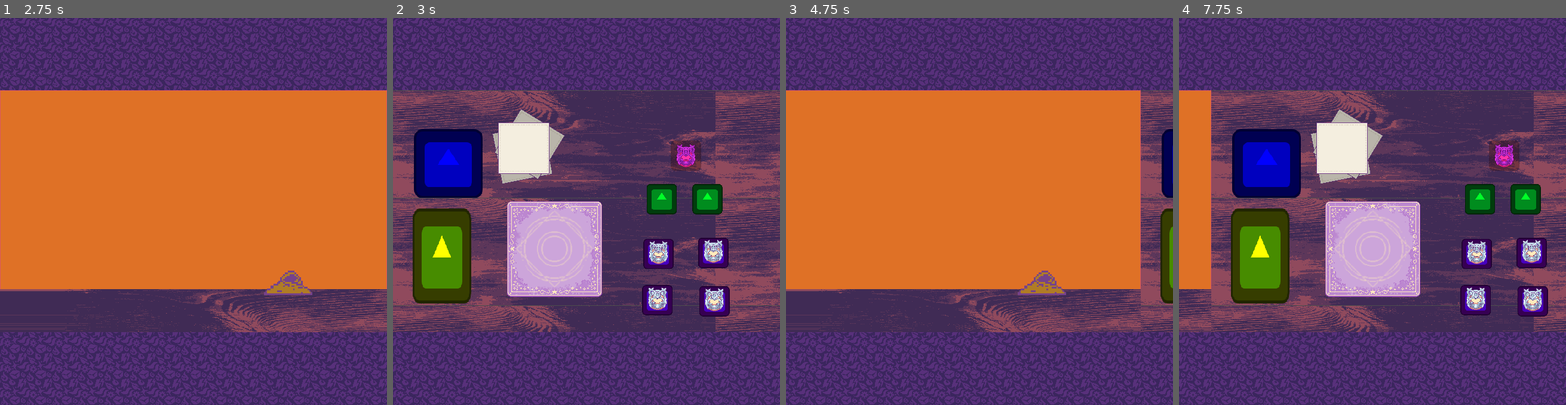
Above: before the commit, frames 1-4 (left to right).
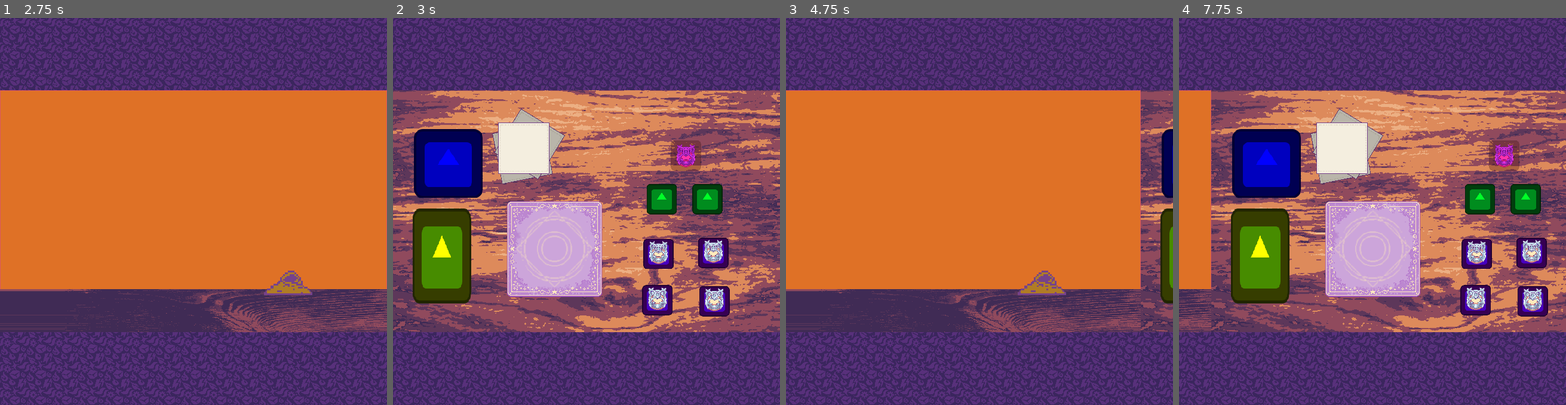
Above: after the commit, the same moments.

Repository: luankaike-code/felpo-jam-2026
Game: Godot game, scene res://scenes/screens/root_game.tscn
The game is run twice, just before and just after one commit, with the same random seed, the same clock (stepped at 60 frames per second) and the same inputs. The engine's default icon, where the game draws it, is replaced by a stand-in: a white triangle on a blue panel in a dark square.
Inputs (mouse positions are in pixels of both pictures, inside the frame that each line leads up to):
- Up to frame 1 (2.75 s): tap Enter (ui_accept) at 0.5, 0.77 s; move the mouse to (278, 192) at 0.52 s; click (278, 192) at 0.67 s; click (61, 196) at 1.27 s; drag from (116, 230) to (174, 288) at 2.02 s
- Up to frame 2 (3 s): tap Enter (ui_accept) at 2.75 s; move the mouse to (625, 126) at 2.77 s; click (625, 126) at 2.92 s
- Up to frame 3 (4.75 s): tap Enter (ui_accept) at 3.5, 4.25, 4.52 s; drag from (836, 257) to (1053, 199) at 3.52 s; move the mouse to (1095, 269) at 4.27 s; click (1095, 269) at 4.42 s
- Up to frame 4 (7.75 s): drag from (1256, 153) to (1314, 114) at 5.02 s; tap Enter (ui_accept) at 5.75, 6.5, 7.52 s; move the mouse to (1391, 211) at 5.77 s; click (1391, 211) at 5.92 s; drag from (1473, 157) to (1500, 254) at 6.52 s; move the mouse to (1457, 192) at 7.27 s; click (1457, 192) at 7.42 s

Frame 1 is identical in both runs. In frame 2, 36% of the frame differs, in the area x 0-100%, y 18-82%; in frame 3, 2.7%; in frame 4, 33%.

Commit message:
Add runes and sprites

Diff:
--- a/felpojam-2026-game-code/scenes/locals/craft_local.tscn
+++ b/felpojam-2026-game-code/scenes/locals/craft_local.tscn
@@ -8,49 +8,51 @@
 [ext_resource type="PackedScene" uid="uid://ftl38bpii8ag" path="res://scenes/entitys/stamp.tscn" id="8_edtm0"]
 [ext_resource type="PackedScene" uid="uid://bwhvvkj40wdmv" path="res://scenes/entitys/dropper.tscn" id="9_umv4u"]
 [ext_resource type="PackedScene" uid="uid://bir3pakybp2iq" path="res://scenes/entitys/trash.tscn" id="10_00w25"]
-[ext_resource type="Texture2D" uid="uid://ds56xecvrsf44" path="res://assets/images/table.png" id="10_wwimg"]
+[ext_resource type="Texture2D" uid="uid://b0hsi3ltxhoua" path="res://assets/images/wood.png" id="10_wwimg"]
 [ext_resource type="Texture2D" uid="uid://clqd6hl8bsjwy" path="res://assets/images/carpet.png" id="11_wwimg"]
 
 [node name="CraftLocal" unique_id=564590170 instance=ExtResource("1_umv4u")]
 script = ExtResource("2_xt3nh")
 
-[node name="Carpet" type="Sprite2D" parent="." index="1" unique_id=1746305780]
-position = Vector2(-61, 70)
-texture = ExtResource("11_wwimg")
-
-[node name="StackPapers" parent="." index="2" unique_id=117007281 instance=ExtResource("5_mvwp7")]
-position = Vector2(-116, -119)
-
-[node name="InkStand" parent="." index="3" unique_id=920137688 instance=ExtResource("2_00w25")]
-position = Vector2(225, -23)
-
-[node name="InkStand2" parent="." index="4" unique_id=1137657733 instance=ExtResource("2_00w25")]
-position = Vector2(140, -23)
-
-[node name="RunesBook" parent="." index="5" unique_id=1322508017 instance=ExtResource("4_t3eoa")]
-position = Vector2(-269, 83)
-
-[node name="Dropper" parent="." index="6" unique_id=392739461 instance=ExtResource("9_umv4u")]
-position = Vector2(185, -104)
-
-[node name="Trash" parent="." index="7" unique_id=220787020 instance=ExtResource("10_00w25")]
-position = Vector2(-257, -89)
-
-[node name="Stamp" parent="." index="8" unique_id=769955536 instance=ExtResource("8_edtm0")]
-position = Vector2(134, 79)
-
-[node name="Stamp2" parent="." index="9" unique_id=1425219931 instance=ExtResource("8_edtm0")]
-position = Vector2(236, 77)
-rune_name = 1
-
-[node name="Stamp3" parent="." index="10" unique_id=2122770798 instance=ExtResource("8_edtm0")]
-position = Vector2(132, 165)
-
-[node name="Stamp4" parent="." index="11" unique_id=1582331971 instance=ExtResource("8_edtm0")]
-position = Vector2(238, 167)
-
-[node name="Icon" parent="." index="12" unique_id=1443372050]
+[node name="Icon" parent="." index="1" unique_id=1443372050]
 texture_repeat = 2
 texture = ExtResource("10_wwimg")
 region_enabled = true
 region_rect = Rect2(0, 0, 720, 450)
+
+[node name="Carpet" type="Sprite2D" parent="." index="2" unique_id=1746305780]
+position = Vector2(-61, 70)
+texture = ExtResource("11_wwimg")
+
+[node name="StackPapers" parent="." index="3" unique_id=117007281 instance=ExtResource("5_mvwp7")]
+position = Vector2(-116, -119)
+
+[node name="InkStand" parent="." index="4" unique_id=920137688 instance=ExtResource("2_00w25")]
+position = Vector2(225, -23)
+
+[node name="InkStand2" parent="." index="5" unique_id=1137657733 instance=ExtResource("2_00w25")]
+position = Vector2(140, -23)
+
+[node name="RunesBook" parent="." index="6" unique_id=1322508017 instance=ExtResource("4_t3eoa")]
+position = Vector2(-269, 83)
+
+[node name="Dropper" parent="." index="7" unique_id=392739461 instance=ExtResource("9_umv4u")]
+position = Vector2(185, -104)
+
+[node name="Trash" parent="." index="8" unique_id=220787020 instance=ExtResource("10_00w25")]
+position = Vector2(-257, -89)
+
+[node name="Stamp" parent="." index="9" unique_id=769955536 instance=ExtResource("8_edtm0")]
+position = Vector2(134, 79)
+
+[node name="Stamp2" parent="." index="10" unique_id=1425219931 instance=ExtResource("8_edtm0")]
+position = Vector2(236, 77)
+rune_name = 1
+
+[node name="Stamp3" parent="." index="11" unique_id=2122770798 instance=ExtResource("8_edtm0")]
+position = Vector2(132, 165)
+rune_name = 2
+
+[node name="Stamp4" parent="." index="12" unique_id=1582331971 instance=ExtResource("8_edtm0")]
+position = Vector2(238, 167)
+rune_name = 3
--- a/felpojam-2026-game-code/scenes/locals/local.tscn
+++ b/felpojam-2026-game-code/scenes/locals/local.tscn
@@ -2,7 +2,7 @@
 
 [ext_resource type="Script" uid="uid://86ht7a2uk683" path="res://scripts/local.gd" id="1_tbocu"]
 [ext_resource type="Texture2D" uid="uid://d4a7d3bn184ph" path="res://assets/images/bg_teste.png" id="2_tbocu"]
-[ext_resource type="Texture2D" uid="uid://c50ympa6qd2fl" path="res://assets/images/image.png" id="2_vpo2k"]
+[ext_resource type="Texture2D" uid="uid://c50ympa6qd2fl" path="res://assets/images/border.png" id="2_vpo2k"]
 
 [node name="Local" type="Node2D" unique_id=1423880516]
 script = ExtResource("1_tbocu")
--- a/felpojam-2026-game-code/scripts/data/runes_data.gd
+++ b/felpojam-2026-game-code/scripts/data/runes_data.gd
@@ -15,6 +15,8 @@
 }
 
 static var textures: Dictionary[names, CompressedTexture2D] = {
-	names.fire: preload("res://assets/images/fire rune.png"),
-	names.water: preload("res://assets/images/water rune.png"),
+	names.fire: preload("res://assets/images/runes/fire rune.png"),
+	names.water: preload("res://assets/images/runes/water rune.png"),
+	names.air: preload("res://assets/images/runes/air rune.png"),
+	names.earth: preload("res://assets/images/runes/earth rune.png"),
 }
--- a/felpojam-2026-game-code/scripts/data/stamp_data.gd
+++ b/felpojam-2026-game-code/scripts/data/stamp_data.gd
@@ -3,4 +3,6 @@
 static var textures: Dictionary[RunesData.names, CompressedTexture2D] = {
 	RunesData.names.water: load("res://assets/images/stamp.png"),
 	RunesData.names.fire: load("res://assets/images/stamp.png"),
+	RunesData.names.earth: load("res://assets/images/stamp.png"),
+	RunesData.names.air: load("res://assets/images/stamp.png"),
 }
Renamed: felpojam-2026-game-code/assets/images/image.png -> felpojam-2026-game-code/assets/images/border.png
Not shown, changed: felpojam-2026-game-code/assets/images/border.png.import
Binary file removed: felpojam-2026-game-code/assets/images/fire rune.png
Binary file added: felpojam-2026-game-code/assets/images/runes/air rune.png
Not shown, changed: felpojam-2026-game-code/assets/images/runes/air rune.png.import
Binary file added: felpojam-2026-game-code/assets/images/runes/earth rune.png
Not shown, added: felpojam-2026-game-code/assets/images/runes/earth rune.png.import
Binary file added: felpojam-2026-game-code/assets/images/runes/fire rune.png
Not shown, added: felpojam-2026-game-code/assets/images/runes/fire rune.png.import
Binary file added: felpojam-2026-game-code/assets/images/runes/water rune.png
Not shown, changed: felpojam-2026-game-code/assets/images/runes/water rune.png.import
Binary file removed: felpojam-2026-game-code/assets/images/water rune.png
(and 2 more such lines)
